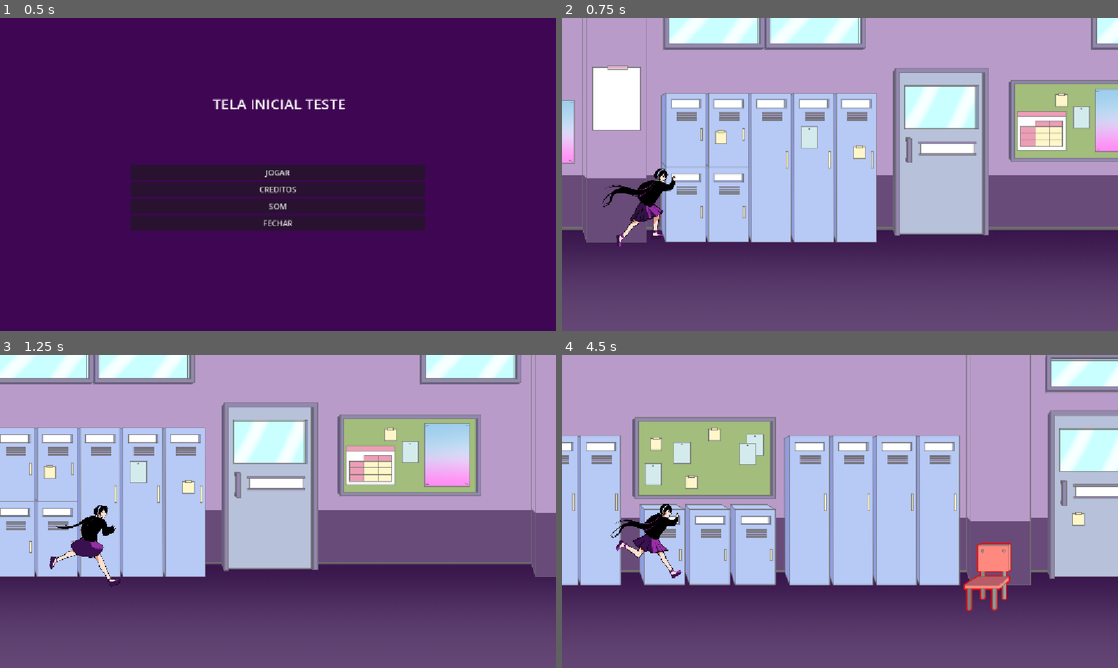
Above: before the commit, frames 1-4 (two rows, left to right).
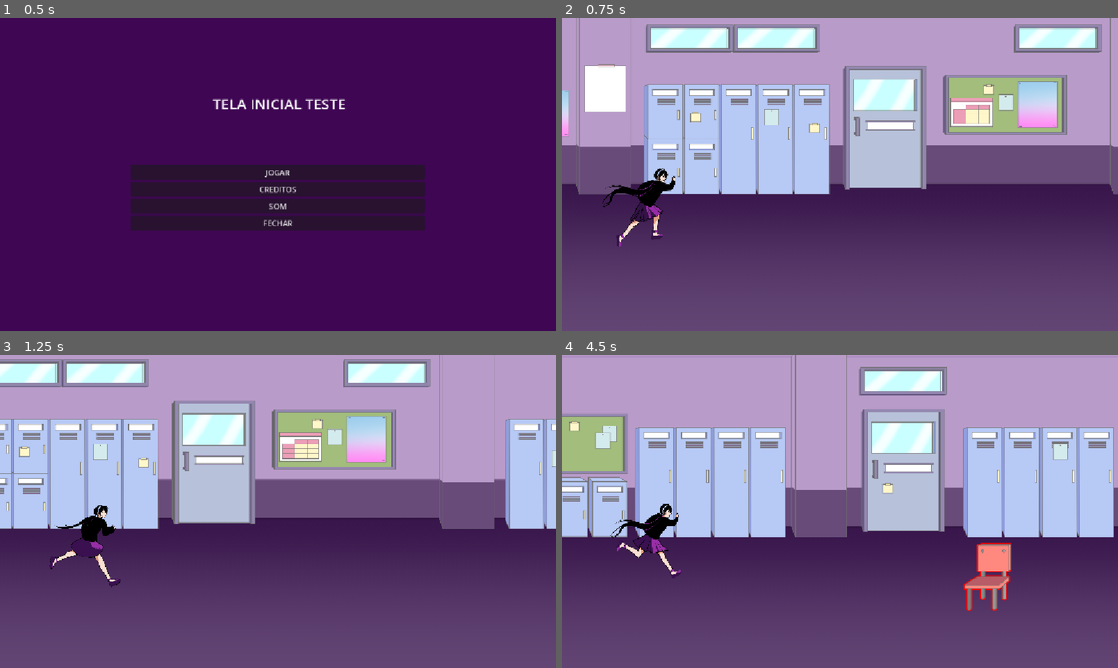
Above: after the commit, the same moments.

Repository: AJMoraes-58/Grupo9-infinite-runner
Game: Godot game, scene res://Cenas/menu_principal.tscn
The game is run twice, just before and just after one commit, with the same random seed, the same clock (stepped at 60 frames per second) and the same inputs.
Inputs:
- Up to frame 1 (0.5 s): no input
- Up to frame 2 (0.75 s): click "JOGAR" at 0.5 s
- Up to frame 3 (1.25 s): no input
- Up to frame 4 (4.5 s): hold Up (ui_up) 1.28-2.78 s; hold Down (ui_down) 2.78-3.53 s; hold Up (ui_up) from 3.53 s (still down)

Frame 1 is identical in both runs. In frame 2, 46% of the frame differs, in the area x 0-100%, y 0-72%; in frame 3, 47%; in frame 4, 51%, in the area x 0-100%, y 0-74%.

Commit message:
adiciona uma nova versao da imagem de cenario e atualiza as areas de colisao dos obstaculos

Diff:
--- a/Cenas/cadeira_caida.tscn
+++ b/Cenas/cadeira_caida.tscn
@@ -10,10 +10,10 @@
 script = ExtResource("1_86ex5")
 
 [node name="Sprite2D" type="Sprite2D" parent="." unique_id=915972913]
-position = Vector2(-91, -33.991615)
+position = Vector2(-59, -33.991615)
 scale = Vector2(0.6305732, 0.52946657)
 texture = ExtResource("2_86ex5")
 
 [node name="CollisionShape2D" type="CollisionShape2D" parent="." unique_id=649679013]
-position = Vector2(-89.25, -8.500004)
+position = Vector2(-57.25, -8.5)
 shape = SubResource("RectangleShape2D_bpxcr")
--- a/Cenas/computador.tscn
+++ b/Cenas/computador.tscn
@@ -13,14 +13,14 @@
 script = ExtResource("1_mrqev")
 
 [node name="Sprite2D" type="Sprite2D" parent="." unique_id=915972913]
-position = Vector2(-40.512024, -28.245796)
+position = Vector2(-40.512024, -22.245796)
 scale = Vector2(0.5636177, 0.5670209)
 texture = ExtResource("2_mrqev")
 
 [node name="CollisionShape2D" type="CollisionShape2D" parent="." unique_id=649679013]
-position = Vector2(-33, -14.875004)
+position = Vector2(-33, -8.875008)
 shape = SubResource("RectangleShape2D_bpxcr")
 
 [node name="CollisionShape2D2" type="CollisionShape2D" parent="." unique_id=1647709434]
-position = Vector2(-84.5, 7.5)
+position = Vector2(-84.5, 13.5)
 shape = SubResource("RectangleShape2D_mrqev")
--- a/Cenas/mundo.tscn
+++ b/Cenas/mundo.tscn
@@ -2,7 +2,7 @@
 
 [ext_resource type="Script" uid="uid://bi60xgar4q0pi" path="res://Scripts/mundo.gd" id="1_j5dva"]
 [ext_resource type="PackedScene" uid="uid://tvtnh34op6og" path="res://Cenas/protagonista.tscn" id="1_oji8i"]
-[ext_resource type="Texture2D" uid="uid://di1wdoow8b6sx" path="res://Artes/cenarios/Cenário.png" id="2_qboq2"]
+[ext_resource type="Texture2D" uid="uid://bg1huyx56l8jq" path="res://Artes/cenarios/Cenário V2.png" id="2_qboq2"]
 [ext_resource type="Script" uid="uid://gse3i7fmeqe5" path="res://Scripts/tela_de_game_over.gd" id="3_8gp82"]
 
 [sub_resource type="LabelSettings" id="LabelSettings_qboq2"]
@@ -15,11 +15,11 @@
 [node name="ParallaxBackground" type="ParallaxBackground" parent="." unique_id=337337887]
 
 [node name="ParallaxLayer" type="ParallaxLayer" parent="ParallaxBackground" unique_id=649283610]
-motion_mirroring = Vector2(9878, 0)
+motion_mirroring = Vector2(8510, 0)
 
 [node name="Sprite2D" type="Sprite2D" parent="ParallaxBackground/ParallaxLayer" unique_id=1116098891]
-position = Vector2(-227.99998, -6.0000014)
-scale = Vector2(0.78396827, 0.7990741)
+position = Vector2(-224, -14)
+scale = Vector2(0.67539686, 0.58731186)
 texture = ExtResource("2_qboq2")
 centered = false
 
Binary file added: Artes/cenarios/Cenário V2.png
Not shown, added: Artes/cenarios/Cenário V2.png.import
